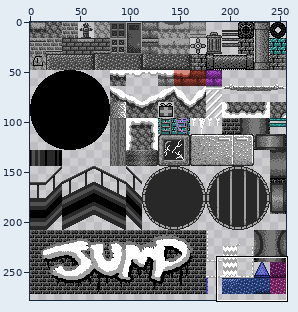
A sprite sheet gets an edit: resources/tilesets/tiled_files/urbant.png. The first picture is a wide view before the edit; the outline marks the close-up.
Close-up. Before:
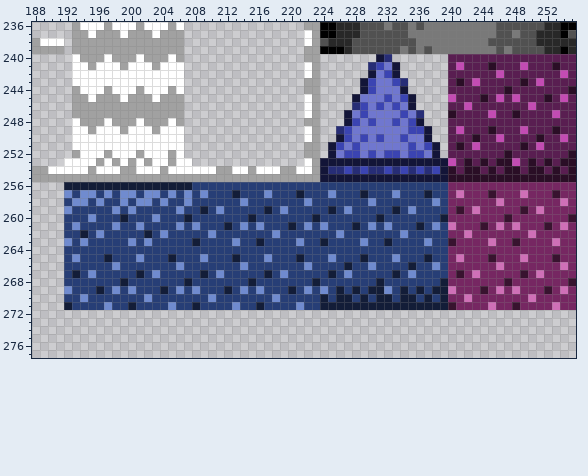
The file is 256x336 pixels. Shown: x 188..255, y 236..277. The wide view leaves out empty margins.
The result:
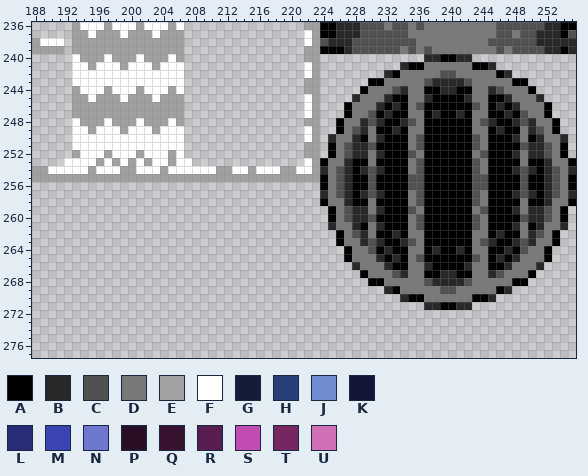
Palette (. is transparent): A #000000  B #282828  C #515151  D #797979  E #a1a1a1  F #ffffff  G #131d38  H #273e76  J #708bcf  K #131538  L #272d76  M #3b44b2  N #7077cf  P #2a0e26  Q #38132f  R #591e51  S #c34cb3  T #762762  U #cf70b7
The exact change:
@@ x 188..255 @@
 239 EEEE.EEEEEEEEEEEEEE...............EEAAABCCCCCCDCDCDDDDDDDDCDCCCCBBAB
-240 .....FEEEFEEEFEEEFE...............EE.......KL.......RRRRRRRRRRRRRRRR
-241 .....FFEFFFEFFFEFFF...............FE......LMNK......RSRRRPRRRSRRRPRR
-242 .....FFFFFFFFFFFFFF...............FE......KNMK......RRRRRRSRRRRRRRSR
-243 .....FFFFFFFFFFFFFF...............EE.....KMNNML.....RPRSRRRRRPRSRRRR
-244 .....EFFFEFFFEFFFEF...............EE.....KMNNNK.....RRRRRRRPRRRRRRRP
-245 .....EEFEEEFEEEFEEE...............FE....KNNNMNMK....SRRRPRSRSRRRPRSR
-246 .....EEEEEEEEEEEEEE...............FE....LMNMNMNK....RRSRRRRRRRSRRRRR
-247 .....EEEEEEEEEEEEEE...............FE...KNMNNNNMNL...PRRRRSRRPRRRRSRR
-248 .....FEEEFEEEFEEEFE...............EE...KMNMNNMNMK...RRRRRRRRRRRRRRRR
-249 .....FFEFFFEFFFEFFF...............FE..LMNNNNNNNMMK..RSRRRPRRRSRRRPRR
-250 .....FFFFFFFFFFFFFF...............FE..KMNMNMNNMNNK..RRRPRRSRRRRPRRSR
-251 .....FFFFFFFFFFFFFF...............EE.KMNMNNNNNNMNMK.RPRSRRRRRPRSRRRR
-252 .....EFFFEFFFEFFFEF...............EE.KNMMNMNMMNMMNK.RRRRRRRPRRRRRRRP
-253 ....FFFFEFEFEFEFFEFF..............FEKKKKKKKKKKKKKKKKSRPRPRPPSRPRPRPP
-254 EEFFFFFEFFFEEFFFEFFFFFFEEFFEFFFEEFFEKLLMLMLLMLMLMLMKPRPPRPRPPRPPRPRP
-255 EEEEEEEEEEEEEEEEEEEEEEEEEEEEEEEEEEEEKKKKKKKKKKKKKKKKPPPPPPPPPPPPPPPP
-256 ....GGGGGGGGGGGGGGGGHHHHHHHHHHHHHHHHHHHHHHHHHHHHHHHHTTTTTTTTTTTTTTTT
-257 ....JHJJHJHJJHJJHJHJHJHHHGHHHJHHHGHHHJHHHGHHHJHHHGHHTUTTTQTTTUTTTQTT
-258 ....HJJHJHHJHJJHJHHJHHHHHHJHHHHHHHJHHHHHHHJHHHHHHHJHTTTTTTUTTTTTTTUT
-259 ....JHHHHHJHJHHHHHJHHGHJHHHHHGHJHHHHHGHJHHHHHGHJHHHHTQTUTTTTTQTUTTTT
-260 ....HHHJHHHGHHHJHHHGHHHHHHHGHHHHHHHGHHHHHHHGHHHHHHHGTTTTTTTQTTTTTTTQ
-261 ....HJHHHHJHHJHHHHJHJHHHGHJHJHHHGHJHJHHHGHJHJHHHGHJHUTTTQTUTUTTTQTUT
-262 ....HHGHJHHHHHGHJHHHHHJHHHHHHHJHHHHHHHJHHHHHHHJHHHHHTTUTTTTTTTUTTTTT
-263 ....JHJHHHHHJHJHHHHHGHHHHJHHGHHHHJHHGHHHHJHHGHHHHJHHQTTTTUTTQTTTTUTT
-264 ....HHHHHHHHHHHHHHHHHHHHHHHHHHHHHHHHHHHHHHHHHHHHHHHHTTTTTTTTTTTTTTTT
-265 ....HJHHHGHHHJHHHGHHHJHHHGHHHJHHHGHHHJHHHGHHHJHHHGHHTUTTTQTTTUTTTQTT
-266 ....HHHHHHJHHHHHHHJHHHHHHHJHHHHHHHJHHHHGHHJHHHHGHHJHTTTTTTUTTTTTTTUT
-267 ....HGHJHHHHHGHJHHHHHGHJHHHHHGHJHHHHHGHJHHHHHGHJHHHHTQTUTTTTTQTUTTTT
-268 ....HHHHHHHGHHHHHHHGHHHHHHHGHHHHHHHGHHHHHHHGHHHHHHHGTTTTTTTQTTTTTTTQ
-269 ....JHHHGHJHJHHHGHJHJHHHGHJHJHHHGHJHJHGHGHGGJHGHGHGGUTTTQTUTUTTTQTUT
-270 ....HHJHHHHHHHJHHHHHHHJHHHHHHHJHHHHHGHGGHGHGGHGGHGHGTTUTTTTTTTUTTTTT
-271 ....GHHHHJHHGHHHHJHHGHHHHJHHGHHHHJHHGGGGGGGGGGGGGGGGQTTTTUTTQTTTTUTT
+240 .....FEEEFEEEFEEEFE...............EE.............BBAABB.............
+241 .....FFEFFFEFFFEFFF...............FE..........BAADDDDDDAAB..........
+242 .....FFFFFFFFFFFFFF...............FE........BADDDDDCCDDDDDAB........
+243 .....FFFFFFFFFFFFFF...............EE......AADDDDDCBBBBCDDDDDAA......
+244 .....EFFFEFFFEFFFEF...............EE.....ADDDCBDDAABBAADDBCDDDA.....
+245 .....EEFEEEFEEEFEEE...............FE....BDDDBAADDBAAAABDDAABDDDB....
+246 .....EEEEEEEEEEEEEE...............FE...ADDDBABADCAAAAAACDABABDDDA...
+247 .....EEEEEEEEEEEEEE...............FE...ADDCABAADDABAABADDAABACDDA...
+248 .....FEEEFEEEFEEEFE...............EE..ADDBCBAABCDAAAAAADCBAABCBDDA..
+249 .....FFEFFFEFFFEFFF...............FE..ADCBDAABADDAAAAAADDABAADBCDA..
+250 .....FFFFFFFFFFFFFF...............FE.BDDBADBAAADCAAAAAACDAAABDABDDB.
+251 .....FFFFFFFFFFFFFF...............EE.ADCBBCAAAADCAAAAAACDAAAACBBCDA.
+252 .....EFFFEFFFEFFFEF...............EE.ADCBBDBAAACDAAAAAADCAAABDBBCDA.
+253 ....FFFFEFEFEFEFFEFF..............FEADDBAADAAAADCAAAAAACDAAAADAABDDA
+254 EEFFFFFEFFFEEFFFEFFFFFFEEFFEFFFEEFFEBDCBABCBAAADCAAAAAACDAAABCBABCDB
+255 EEEEEEEEEEEEEEEEEEEEEEEEEEEEEEEEEEEEADCBAACAAAACCAAAAAACCAAAACAABCDA
+256 ....................................ADCBAACAAAACCAAAAAACCAAAACAABCDA
+257 ....................................BDCBABCBAAADCAAAAAACDAAABCBABCDB
+258 ....................................ADDBAADAAAADCAAAAAACDAAAADAABDDA
+259 .....................................ADCBBDBAAACDAAAAAADCAAABDBBCDA.
+260 .....................................ADCBBCAAAADCAAAAAACDAAAACBBCDA.
+261 .....................................BDDBADBAAADCAAAAAACDAAABDABDDB.
+262 ......................................ADCBDAABADDAAAAAADDABAADBCDA..
+263 ......................................ADDBCBAABCDAAAAAADCBAABCBDDA..
+264 .......................................ADDCABAADDABAABADDAABACDDA...
+265 .......................................ADDDBABADCAAAAAACDABABDDDA...
+266 ........................................BDDDBAADDBAAAABDDAABDDDB....
+267 .........................................ADDDCBDDAABBAADDBCDDDA.....
+268 ..........................................AADDDDDCBBBBCDDDDDAA......
+269 ............................................BADDDDDCCDDDDDAB........
+270 ..............................................BAADDDDDDAAB..........
+271 .................................................BBAABB.............
 272 ....................................................................
Pixel boxes of the changes (left, top, right, bottom) in both close-ups:
changed: (64, 54, 576, 310)
